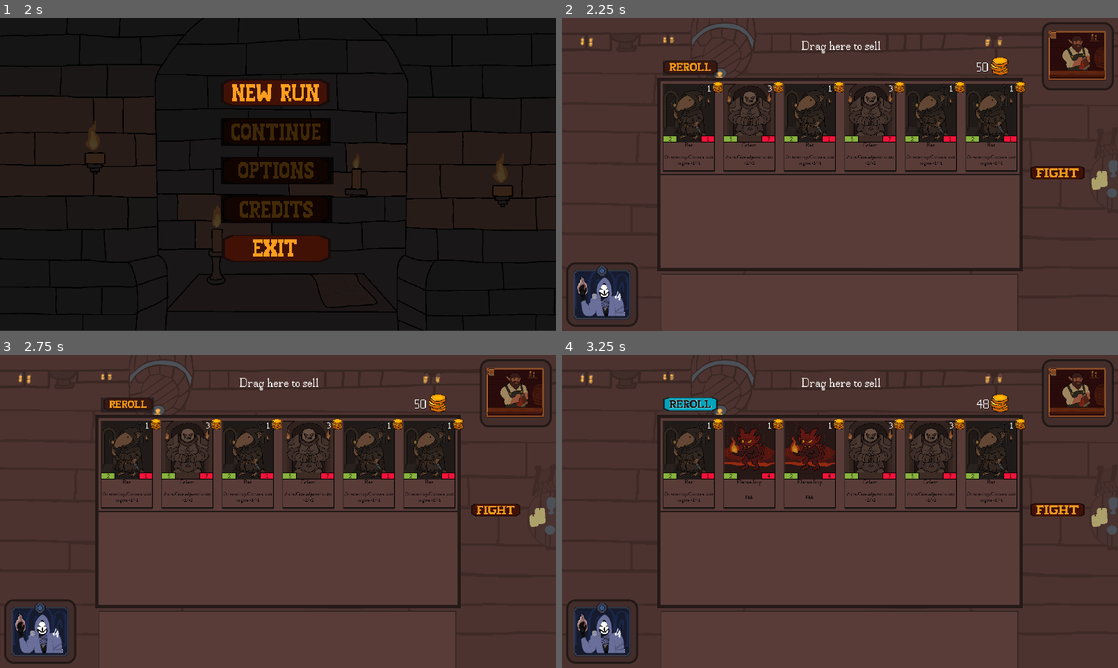
Above: before the commit, frames 1-4 (two rows, left to right).
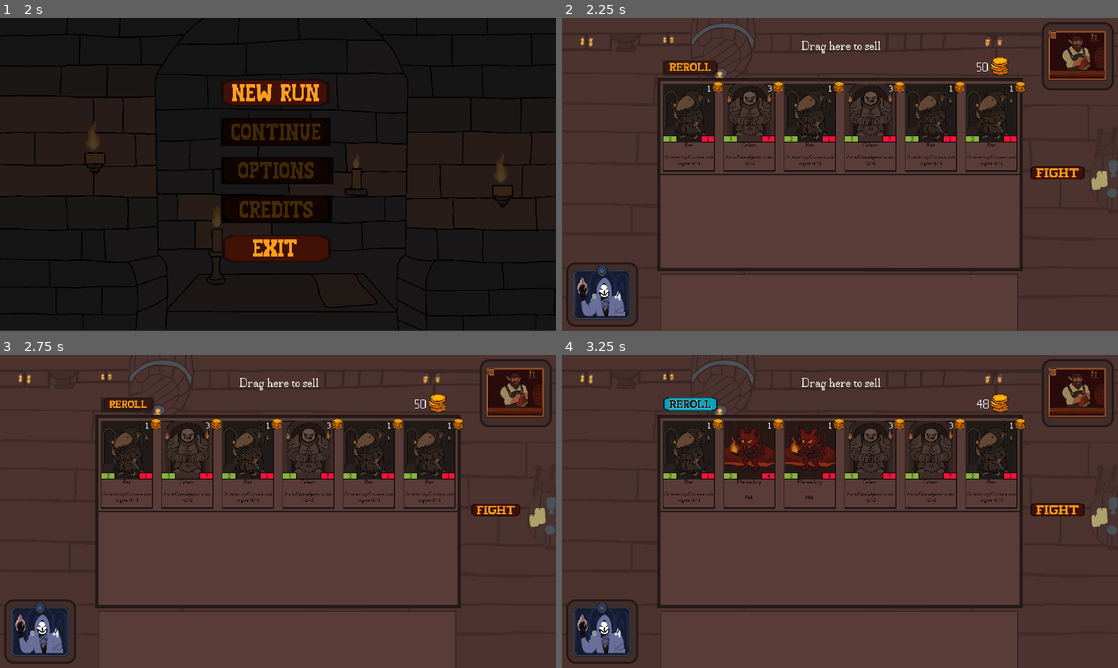
Above: after the commit, the same moments.

Repository: NotEuanB/IMY300
Game: Godot game, scene res://scenes/main_menu/main_menu.tscn
Two runs of this game, one before a commit and one after it. Both use one fixed random seed, a clock stepped at 60 frames per second and the inputs below.
Inputs (mouse positions are in pixels of both pictures, inside the frame that each line leads up to):
- Up to frame 1 (2 s): click (278, 93) at 0.5 s; click (278, 93) at 1.25 s
- Up to frame 2 (2.25 s): click (840, 130) at 2 s
- Up to frame 3 (2.75 s): no input
- Up to frame 4 (3.25 s): click (689, 405) at 2.75 s

Frame 1 is identical in both runs. In frame 2, less than 0.1% of the frame differs, in the area x 27-83%, y 20-23%; in frame 3, less than 0.1%; in frame 4, less than 0.1%.

Commit message:
Updated graphics

Diff:
--- a/IMY300 Main Game/new-game-project/Scenes/Board/board.tscn
+++ b/IMY300 Main Game/new-game-project/Scenes/Board/board.tscn
@@ -227,6 +227,8 @@
 offset_right = -34.0
 offset_bottom = -33.0
 
+[node name="AnimationPlayer" type="AnimationPlayer" parent="."]
+
 [connection signal="mouse_entered" from="FightButton" to="FightButton" method="_on_mouse_entered"]
 [connection signal="mouse_exited" from="FightButton" to="FightButton" method="_on_mouse_exited"]
 [connection signal="pressed" from="FightButton" to="FightButton" method="_on_pressed"]
--- a/IMY300 Main Game/new-game-project/Scenes/Unit/GolemUnit.tscn
+++ b/IMY300 Main Game/new-game-project/Scenes/Unit/GolemUnit.tscn
@@ -1,10 +1,11 @@
-[gd_scene load_steps=9 format=3 uid="uid://d1v1e8miycwhf"]
+[gd_scene load_steps=10 format=3 uid="uid://d1v1e8miycwhf"]
 
 [ext_resource type="Script" uid="uid://bxx5yvfa7jk2o" path="res://scenes/unit/golem_unit.gd" id="1_i1m3y"]
-[ext_resource type="Texture2D" uid="uid://br881ewjuyyb4" path="res://assets/units/frame.png" id="2_4b5uh"]
+[ext_resource type="Texture2D" uid="uid://k0xe3d80qixm" path="res://assets/units/frame_uncracked.png" id="2_prkne"]
 [ext_resource type="Texture2D" uid="uid://dh1hx2aib8w8y" path="res://assets/units/Rat.png" id="3_i7sna"]
 [ext_resource type="Script" uid="uid://iymnlnjefm24" path="res://components/drag_and_drop.gd" id="4_2ef6s"]
 [ext_resource type="LabelSettings" uid="uid://hmjcs0b768nu" path="res://assets/font/font_stat.tres" id="5_2ef6s"]
+[ext_resource type="Texture2D" uid="uid://kx62at88usu4" path="res://assets/units/gem_uncracked.png" id="5_d2n6m"]
 [ext_resource type="LabelSettings" uid="uid://w0i76r03armr" path="res://assets/font/font_name.tres" id="6_b4d3j"]
 [ext_resource type="LabelSettings" uid="uid://d3kcq1iyjj6cf" path="res://assets/font/font_desc.tres" id="7_xbaem"]
 
@@ -18,7 +19,7 @@
 [node name="CardBack" type="TextureRect" parent="."]
 offset_right = 200.0
 offset_bottom = 305.0
-texture = ExtResource("2_4b5uh")
+texture = ExtResource("2_prkne")
 
 [node name="Skin" type="Sprite2D" parent="."]
 position = Vector2(100, 153)
@@ -31,6 +32,13 @@
 [node name="DragAndDrop" type="Node" parent="." node_paths=PackedStringArray("target")]
 script = ExtResource("4_2ef6s")
 target = NodePath("..")
+
+[node name="Gem" type="TextureRect" parent="."]
+offset_left = 90.0
+offset_top = 195.0
+offset_right = 110.0
+offset_bottom = 215.0
+texture = ExtResource("5_d2n6m")
 
 [node name="Stats" type="Node2D" parent="."]
 position = Vector2(-10, 0)
@@ -55,9 +63,9 @@
 
 [node name="Name" type="Label" parent="Stats"]
 offset_left = 23.0
-offset_top = 206.0
+offset_top = 212.0
 offset_right = 197.0
-offset_bottom = 234.0
+offset_bottom = 240.0
 text = "Rat"
 label_settings = ExtResource("6_b4d3j")
 horizontal_alignment = 1
--- a/IMY300 Main Game/new-game-project/Scenes/Unit/RatUnit.tscn
+++ b/IMY300 Main Game/new-game-project/Scenes/Unit/RatUnit.tscn
@@ -1,8 +1,9 @@
-[gd_scene load_steps=10 format=3 uid="uid://ctjoppicivqw7"]
+[gd_scene load_steps=11 format=3 uid="uid://ctjoppicivqw7"]
 
 [ext_resource type="Script" uid="uid://cugvslmtacy30" path="res://scenes/unit/rat_unit.gd" id="1_6vtfb"]
-[ext_resource type="Texture2D" uid="uid://br881ewjuyyb4" path="res://assets/units/frame.png" id="3_hr40g"]
+[ext_resource type="Texture2D" uid="uid://k0xe3d80qixm" path="res://assets/units/frame_uncracked.png" id="2_sngko"]
 [ext_resource type="Texture2D" uid="uid://dh1hx2aib8w8y" path="res://assets/units/Rat.png" id="4_urabe"]
+[ext_resource type="Texture2D" uid="uid://kx62at88usu4" path="res://assets/units/gem_uncracked.png" id="5_20pdc"]
 [ext_resource type="LabelSettings" uid="uid://hmjcs0b768nu" path="res://assets/font/font_stat.tres" id="5_gobla"]
 [ext_resource type="Script" uid="uid://iymnlnjefm24" path="res://components/drag_and_drop.gd" id="5_yg6pq"]
 [ext_resource type="LabelSettings" uid="uid://w0i76r03armr" path="res://assets/font/font_name.tres" id="6_oiu38"]
@@ -19,7 +20,7 @@
 [node name="CardBack" type="TextureRect" parent="."]
 offset_right = 200.0
 offset_bottom = 305.0
-texture = ExtResource("3_hr40g")
+texture = ExtResource("2_sngko")
 
 [node name="Skin" type="Sprite2D" parent="."]
 position = Vector2(100, 153)
@@ -32,6 +33,13 @@
 [node name="DragAndDrop" type="Node" parent="." node_paths=PackedStringArray("target")]
 script = ExtResource("5_yg6pq")
 target = NodePath("..")
+
+[node name="Gem" type="TextureRect" parent="."]
+offset_left = 90.0
+offset_top = 195.0
+offset_right = 110.0
+offset_bottom = 215.0
+texture = ExtResource("5_20pdc")
 
 [node name="Stats" type="Node2D" parent="."]
 position = Vector2(-10, 0)
@@ -56,9 +64,9 @@
 
 [node name="Name" type="Label" parent="Stats"]
 offset_left = 23.0
-offset_top = 206.0
+offset_top = 212.0
 offset_right = 197.0
-offset_bottom = 234.0
+offset_bottom = 240.0
 text = "Rat"
 label_settings = ExtResource("6_oiu38")
 horizontal_alignment = 1
--- a/IMY300 Main Game/new-game-project/Scenes/Unit/RoletUnit.tscn
+++ b/IMY300 Main Game/new-game-project/Scenes/Unit/RoletUnit.tscn
@@ -1,8 +1,9 @@
-[gd_scene load_steps=9 format=3 uid="uid://qtirc8oll53w"]
+[gd_scene load_steps=10 format=3 uid="uid://qtirc8oll53w"]
 
 [ext_resource type="Script" uid="uid://c6nqhcig8cuov" path="res://scenes/unit/rolet_unit.gd" id="1_xm32t"]
-[ext_resource type="Texture2D" uid="uid://br881ewjuyyb4" path="res://assets/units/frame.png" id="3_b20xy"]
+[ext_resource type="Texture2D" uid="uid://k0xe3d80qixm" path="res://assets/units/frame_uncracked.png" id="2_0a35p"]
 [ext_resource type="Texture2D" uid="uid://d1noeddl70tu1" path="res://assets/units/Rolet.png" id="3_xm32t"]
+[ext_resource type="Texture2D" uid="uid://doernc8a1byy4" path="res://assets/units/gem_cracked.png" id="5_1dyqo"]
 [ext_resource type="LabelSettings" uid="uid://hmjcs0b768nu" path="res://assets/font/font_stat.tres" id="5_b20xy"]
 [ext_resource type="Script" uid="uid://iymnlnjefm24" path="res://components/drag_and_drop.gd" id="5_i4a7w"]
 [ext_resource type="LabelSettings" uid="uid://w0i76r03armr" path="res://assets/font/font_name.tres" id="6_0vm0m"]
@@ -18,7 +19,7 @@
 [node name="CardBack" type="TextureRect" parent="."]
 offset_right = 200.0
 offset_bottom = 305.0
-texture = ExtResource("3_b20xy")
+texture = ExtResource("2_0a35p")
 
 [node name="Skin" type="Sprite2D" parent="."]
 position = Vector2(100, 153)
@@ -31,6 +32,13 @@
 [node name="DragAndDrop" type="Node" parent="." node_paths=PackedStringArray("target")]
 script = ExtResource("5_i4a7w")
 target = NodePath("..")
+
+[node name="Gem" type="TextureRect" parent="."]
+offset_left = 90.0
+offset_top = 195.0
+offset_right = 110.0
+offset_bottom = 215.0
+texture = ExtResource("5_1dyqo")
 
 [node name="Stats" type="Node2D" parent="."]
 position = Vector2(-10, 0)
@@ -55,9 +63,9 @@
 
 [node name="Name" type="Label" parent="Stats"]
 offset_left = 23.0
-offset_top = 206.0
+offset_top = 212.0
 offset_right = 197.0
-offset_bottom = 234.0
+offset_bottom = 240.0
 text = "Rat"
 label_settings = ExtResource("6_0vm0m")
 horizontal_alignment = 1
--- a/IMY300 Main Game/new-game-project/scenes/unit/AshfangScoundrelUnit.tscn
+++ b/IMY300 Main Game/new-game-project/scenes/unit/AshfangScoundrelUnit.tscn
@@ -1,10 +1,11 @@
-[gd_scene load_steps=9 format=3 uid="uid://cmffoo2c4m6xx"]
+[gd_scene load_steps=10 format=3 uid="uid://cmffoo2c4m6xx"]
 
 [ext_resource type="Script" uid="uid://2w30212ewk58" path="res://scenes/unit/ashfangscoundrel_unit.gd" id="1_oheww"]
-[ext_resource type="Texture2D" uid="uid://br881ewjuyyb4" path="res://assets/units/frame.png" id="2_1e0yi"]
+[ext_resource type="Texture2D" uid="uid://dsd8sa5eu5en6" path="res://assets/units/frame_cracked.png" id="2_1e0yi"]
 [ext_resource type="Texture2D" uid="uid://cucmhv5r7tfo3" path="res://assets/units/Ashfang_Scoundrel.png" id="3_oheww"]
 [ext_resource type="Script" uid="uid://iymnlnjefm24" path="res://components/drag_and_drop.gd" id="4_3y4gi"]
 [ext_resource type="LabelSettings" uid="uid://hmjcs0b768nu" path="res://assets/font/font_stat.tres" id="5_kdspp"]
+[ext_resource type="Texture2D" uid="uid://doernc8a1byy4" path="res://assets/units/gem_cracked.png" id="5_trwjr"]
 [ext_resource type="LabelSettings" uid="uid://w0i76r03armr" path="res://assets/font/font_name.tres" id="6_2ld36"]
 [ext_resource type="LabelSettings" uid="uid://d3kcq1iyjj6cf" path="res://assets/font/font_desc.tres" id="7_a7sbq"]
 
@@ -32,6 +33,13 @@
 script = ExtResource("4_3y4gi")
 target = NodePath("..")
 
+[node name="Gem" type="TextureRect" parent="."]
+offset_left = 90.0
+offset_top = 195.0
+offset_right = 110.0
+offset_bottom = 215.0
+texture = ExtResource("5_trwjr")
+
 [node name="Stats" type="Node2D" parent="."]
 position = Vector2(-10, 0)
 
@@ -55,9 +63,9 @@
 
 [node name="Name" type="Label" parent="Stats"]
 offset_left = 23.0
-offset_top = 206.0
+offset_top = 212.0
 offset_right = 197.0
-offset_bottom = 234.0
+offset_bottom = 240.0
 text = "Rat"
 label_settings = ExtResource("6_2ld36")
 horizontal_alignment = 1
--- a/IMY300 Main Game/new-game-project/scenes/unit/FlameImpUnit.tscn
+++ b/IMY300 Main Game/new-game-project/scenes/unit/FlameImpUnit.tscn
@@ -1,9 +1,10 @@
-[gd_scene load_steps=9 format=3 uid="uid://calac11tun34t"]
+[gd_scene load_steps=10 format=3 uid="uid://calac11tun34t"]
 
 [ext_resource type="Script" uid="uid://bxx5yvfa7jk2o" path="res://scenes/unit/golem_unit.gd" id="1_2dmh2"]
-[ext_resource type="Texture2D" uid="uid://br881ewjuyyb4" path="res://assets/units/frame.png" id="2_5cet1"]
+[ext_resource type="Texture2D" uid="uid://k0xe3d80qixm" path="res://assets/units/frame_uncracked.png" id="2_5cet1"]
 [ext_resource type="Texture2D" uid="uid://cig4bq0e4ia0p" path="res://assets/units/Flame_Imp.png" id="3_2dmh2"]
 [ext_resource type="Script" uid="uid://iymnlnjefm24" path="res://components/drag_and_drop.gd" id="4_y2qvv"]
+[ext_resource type="Texture2D" uid="uid://kx62at88usu4" path="res://assets/units/gem_uncracked.png" id="5_61ivv"]
 [ext_resource type="LabelSettings" uid="uid://hmjcs0b768nu" path="res://assets/font/font_stat.tres" id="5_xfi1q"]
 [ext_resource type="LabelSettings" uid="uid://w0i76r03armr" path="res://assets/font/font_name.tres" id="6_bjxaf"]
 [ext_resource type="LabelSettings" uid="uid://d3kcq1iyjj6cf" path="res://assets/font/font_desc.tres" id="7_hglv4"]
@@ -32,6 +33,13 @@
 script = ExtResource("4_y2qvv")
 target = NodePath("..")
 
+[node name="Gem" type="TextureRect" parent="."]
+offset_left = 90.0
+offset_top = 195.0
+offset_right = 110.0
+offset_bottom = 215.0
+texture = ExtResource("5_61ivv")
+
 [node name="Stats" type="Node2D" parent="."]
 position = Vector2(-10, 0)
 
@@ -55,9 +63,9 @@
 
 [node name="Name" type="Label" parent="Stats"]
 offset_left = 23.0
-offset_top = 206.0
+offset_top = 212.0
 offset_right = 197.0
-offset_bottom = 234.0
+offset_bottom = 240.0
 text = "Rat"
 label_settings = ExtResource("6_bjxaf")
 horizontal_alignment = 1
--- a/IMY300 Main Game/new-game-project/scenes/unit/MagmaSentinelUnit.tscn
+++ b/IMY300 Main Game/new-game-project/scenes/unit/MagmaSentinelUnit.tscn
@@ -1,9 +1,10 @@
-[gd_scene load_steps=9 format=3 uid="uid://du7agduduen18"]
+[gd_scene load_steps=10 format=3 uid="uid://du7agduduen18"]
 
 [ext_resource type="Script" uid="uid://boxnrwvq7tlfv" path="res://scenes/unit/magmasentinel_unit.gd" id="1_16ifw"]
-[ext_resource type="Texture2D" uid="uid://br881ewjuyyb4" path="res://assets/units/frame.png" id="2_3otv8"]
+[ext_resource type="Texture2D" uid="uid://dsd8sa5eu5en6" path="res://assets/units/frame_cracked.png" id="2_3otv8"]
 [ext_resource type="Texture2D" uid="uid://dh1hx2aib8w8y" path="res://assets/units/Rat.png" id="3_05ti7"]
 [ext_resource type="Script" uid="uid://iymnlnjefm24" path="res://components/drag_and_drop.gd" id="4_nofx7"]
+[ext_resource type="Texture2D" uid="uid://doernc8a1byy4" path="res://assets/units/gem_cracked.png" id="5_05ti7"]
 [ext_resource type="LabelSettings" uid="uid://hmjcs0b768nu" path="res://assets/font/font_stat.tres" id="5_rd7me"]
 [ext_resource type="LabelSettings" uid="uid://w0i76r03armr" path="res://assets/font/font_name.tres" id="6_b02hc"]
 [ext_resource type="LabelSettings" uid="uid://d3kcq1iyjj6cf" path="res://assets/font/font_desc.tres" id="7_tugch"]
@@ -32,6 +33,13 @@
 script = ExtResource("4_nofx7")
 target = NodePath("..")
 
+[node name="Gem" type="TextureRect" parent="."]
+offset_left = 90.0
+offset_top = 195.0
+offset_right = 110.0
+offset_bottom = 215.0
+texture = ExtResource("5_05ti7")
+
 [node name="Stats" type="Node2D" parent="."]
 position = Vector2(-10, 0)
 
@@ -55,9 +63,9 @@
 
 [node name="Name" type="Label" parent="Stats"]
 offset_left = 23.0
-offset_top = 206.0
+offset_top = 212.0
 offset_right = 197.0
-offset_bottom = 234.0
+offset_bottom = 240.0
 text = "Rat"
 label_settings = ExtResource("6_b02hc")
 horizontal_alignment = 1
Binary file changed: IMY300 Main Game/new-game-project/assets/coin.png
Binary file removed: IMY300 Main Game/new-game-project/assets/units/frame - Copy.png
Binary file added: IMY300 Main Game/new-game-project/assets/units/frame_cracked.png
Not shown, added: IMY300 Main Game/new-game-project/assets/units/frame_cracked.png.import
Binary file added: IMY300 Main Game/new-game-project/assets/units/frame_uncracked.png
Not shown, added: IMY300 Main Game/new-game-project/assets/units/frame_uncracked.png.import
Binary file added: IMY300 Main Game/new-game-project/assets/units/gem_cracked.png
Not shown, added: IMY300 Main Game/new-game-project/assets/units/gem_cracked.png.import
Binary file added: IMY300 Main Game/new-game-project/assets/units/gem_uncracked.png
Not shown, changed: IMY300 Main Game/new-game-project/assets/units/gem_uncracked.png.import
